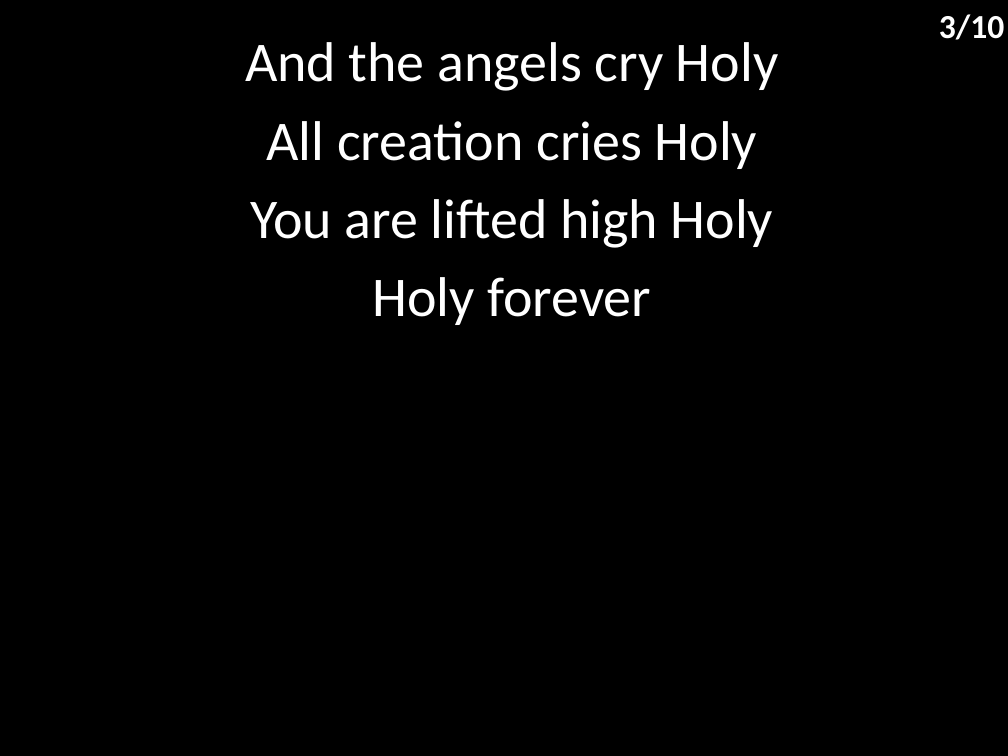
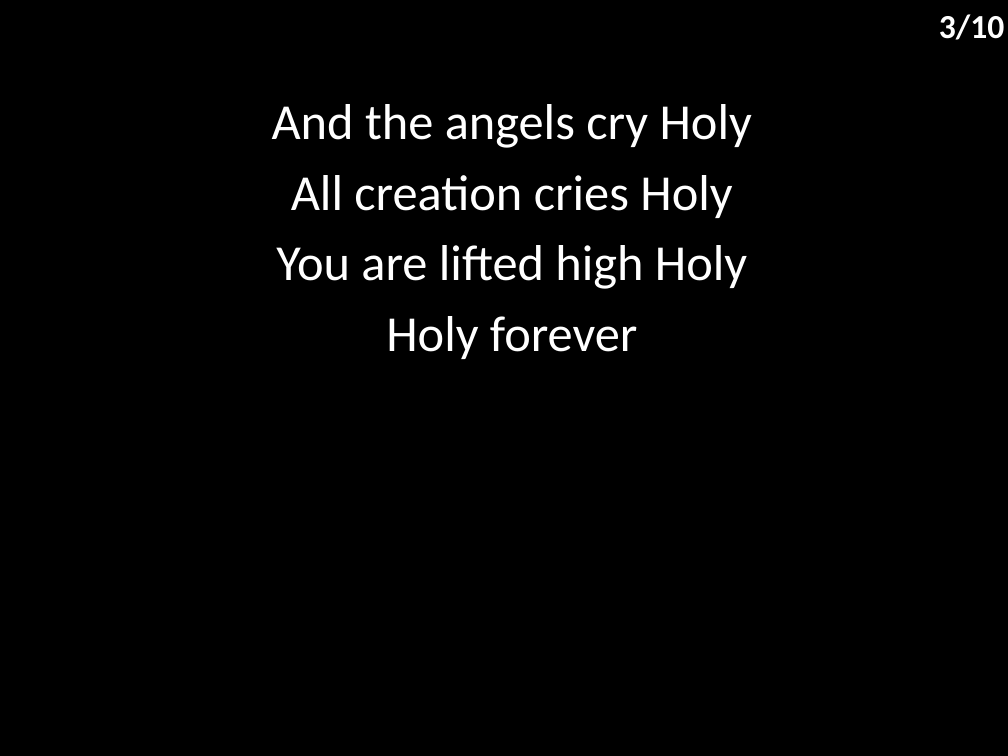
Before and after one commit to hoo-are-ya/worship, a slide deck: slide 4 of docs/songs/holy forever.pptx. Drawn at 1008x756 pixels with LibreOffice and Linux fonts; fonts in the diff are those of the drawing. Boxes give left, top, right and bottom in pixels: in the first picture for what was removed or moved away, otherwise in the second. Text is boxed around its words. In the diff, an @@ line names an element or a change of style, - is before the commit and + after.

```diff
--- a/docs/songs/holy forever.pptx
+++ b/docs/songs/holy forever.pptx
@@ subtitle "And the angels cry Holy": place and size @@
-subtitle "And the angels cry Holy" at <box>245,42,778,325</box>
+subtitle "And the angels cry Holy" at <box>272,104,752,359</box>
@@ subtitle "And the angels cry Holy" at <box>272,104,752,359</box>: size 40 to 36 pt @@
```
Also in this commit, not shown: 9 other slides changed, 6 other files.
